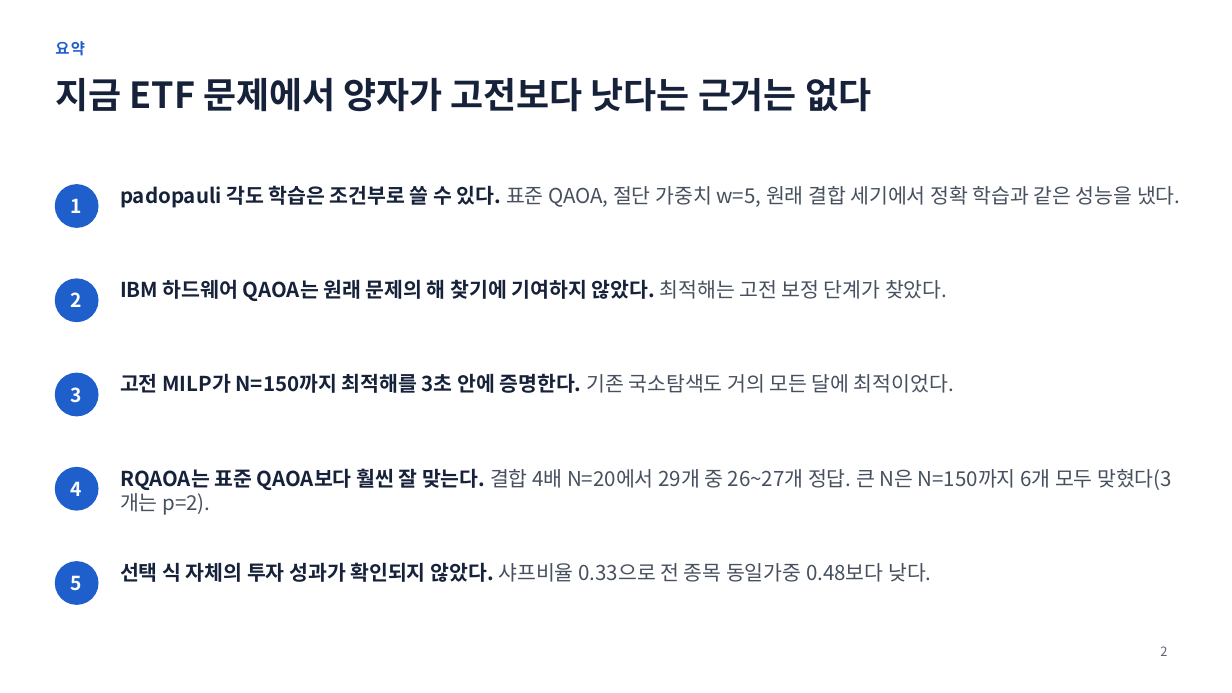
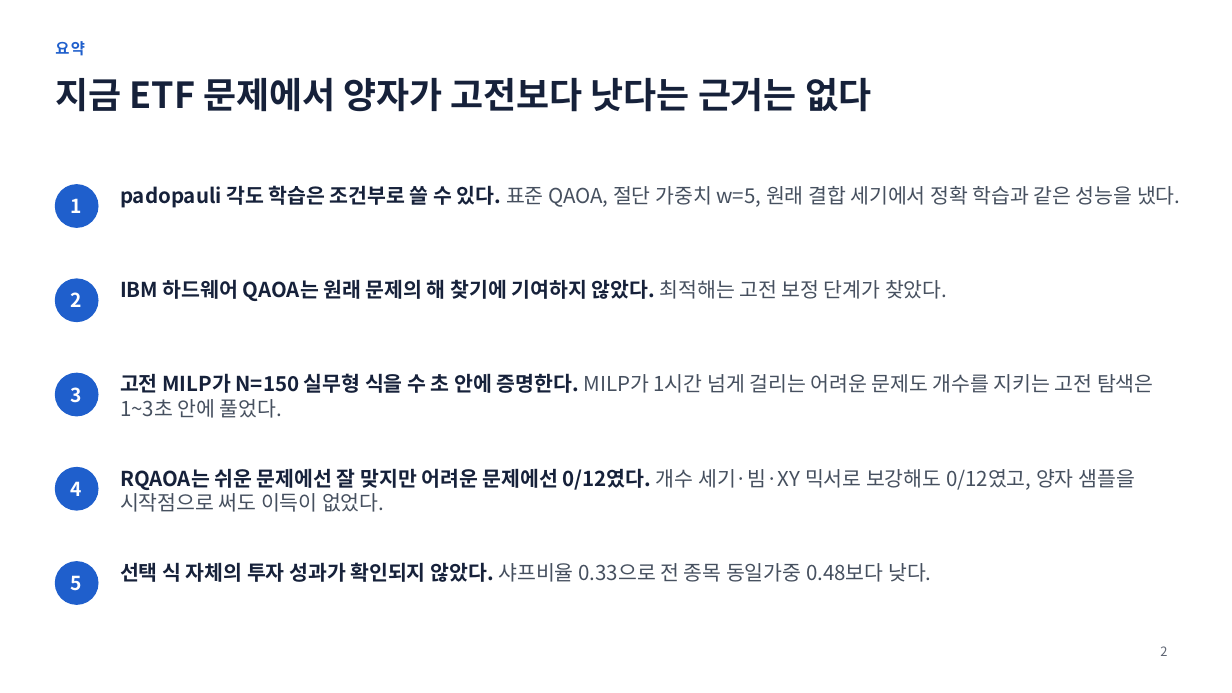
Before and after one commit to 202155570/norma-qaoa, a slide deck: slide 2 of docs/qaoa_research_report_2026-11-19.pptx. Drawn at 1232x693 pixels with LibreOffice and Linux fonts; fonts in the diff are those of the drawing. Boxes give left, top, right and bottom in pixels: in the first picture for what was removed or moved away, otherwise in the second. Text is boxed around its words. In the diff, an @@ line names an element or a change of style, - is before the commit and + after.

```diff
--- a/docs/qaoa_research_report_2026-11-19.pptx
+++ b/docs/qaoa_research_report_2026-11-19.pptx
@@ text at <box>120,373,1154,418</box>: text changed; text colour #16213A to #46505F; bold off @@
-고전 MILP가 N=150까지 최적해를 3초 안에 증명한다. 기존 국소탐색도 거의 모든 달에 최적이었다.
+고전 MILP가 N=150 실무형 식을 수 초 안에 증명한다. MILP가 1시간 넘게 걸리는 어려운 문제도 개수를 지키는 고전 탐색은 1~3초 안에 풀었다.
@@ text at <box>120,468,1135,512</box>: text changed @@
-RQAOA는 표준 QAOA보다 훨씬 잘 맞는다. 결합 4배 N=20에서 29개 중 26~27개 정답. 큰 N은 N=150까지 6개 모두 맞혔다(3개는 p=2).
+RQAOA는 쉬운 문제에선 잘 맞지만 어려운 문제에선 0/12였다. 개수 세기·빔·XY 믹서로 보강해도 0/12였고, 양자 샘플을 시작점으로 써도 이득이 없었다.
```
Also in this commit, not shown: 6 other slides changed, 3 slides added, 3 other files.
